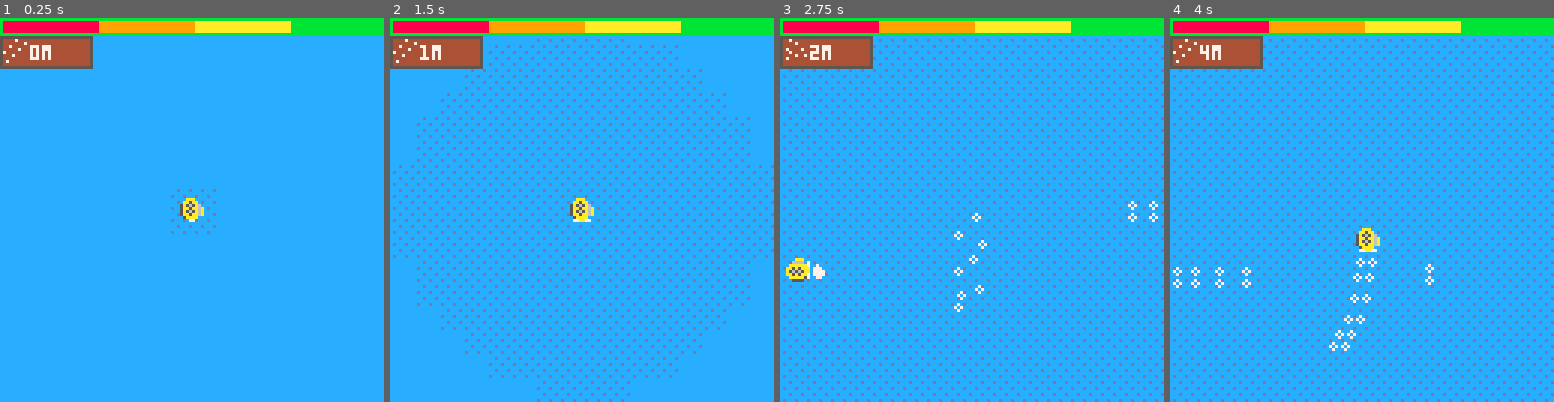
Above: before the commit, frames 1-4 (left to right).
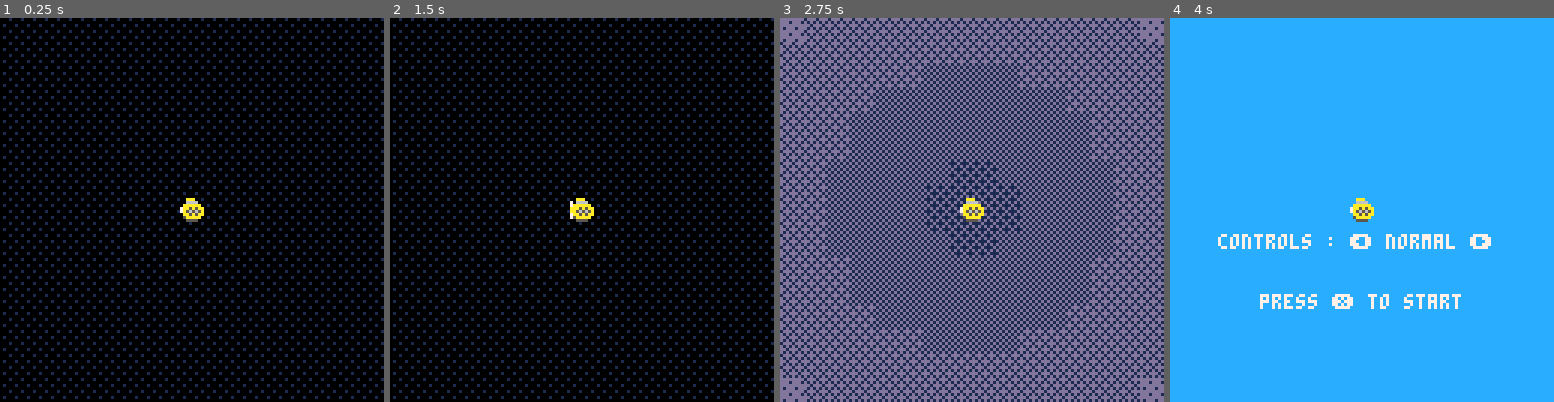
Above: after the commit, the same moments.

Repository: GraulierBrice/LudumDare48
Game: PICO-8 cartridge ludum-dare-48.p8
Same seed, same stepped clock (60 frames per second), same inputs: the game is played once before the commit and once after it.
Inputs:
- Up to frame 1 (0.25 s): no input
- Up to frame 2 (1.5 s): tap X (X key) at 0.33, 1.07 s
- Up to frame 3 (2.75 s): hold Right 1.6-2.1 s; tap X (X key) at 1.85 s; hold Up 2.15-2.42 s; hold Right from 2.47 s (still down)
- Up to frame 4 (4 s): tap X (X key) at 2.97 s; release Right at 3.03 s; hold Left 3.08-3.58 s; hold Down 3.63-3.97 s

The runs differ from the first frame. In frame 1, 100% of the frame differs, in the area x 0-100%, y 0-100%; in frame 2, 100%; in frame 3, 100%; in frame 4, 21%.

Commit message:
game over

Diff:
--- a/ludum-dare-48.p8
+++ b/ludum-dare-48.p8
@@ -3,27 +3,60 @@
 __lua__
 
 function _init()
+	cls()
 	physics_start(1/60)
-    --rigidbody(60, 96, 8, 0, 0.5, 0.5, nil, 10)
 	init_bullets(256)
+	init_enemies()
+	draw_splash_screen()
+	inverted_controls=false
+	start=false
+	playing=false
+	score=0
+end
+
+function init_game()
 	spawn_player()
 end
 
 function _update60()
     cls()
-	update_player()
-	update_enemies()
-	update_bullets()
-	physics_update()
+	if not start then
+		update_menu()
+	else
+		update_game()
+	end
+end
+
+function update_menu()
+	if btnp(0) or btnp(1) then
+		inverted_controls = not inverted_controls
+	end
+	if btnp(5) then
+		start=true
+		start_time=time()
+		playing=true
+		init_game()
+	end
+end
+
+function update_game()
+	if player.hp > 0 then
+		score = flr(time()-start_time)
+		update_player()
+		update_enemies()
+		update_bullets()
+		physics_update()
+	else
+		game_over()
+	end
 end
 
 function _draw()
-	local y=time()
-	draw_environment(y)
-	draw_bullets()
-	draw_enemies()
-	draw_player()
-	draw_ui()
+	if not start then
+		draw_menu()
+	elseif player.hp > 0 then
+		draw_game()
+	end
 end
 
 function draw_environment(z)
@@ -36,17 +69,62 @@
 	end
 end
 
+function draw_splash_screen()
+	cls()
+	local t0=time()
+	local t1=t0+4
+	while time() < t1 do
+		local z = 300-(time()-t0)*75
+		local s = 16+z/10
+		for i=0,15 do
+			for j=0,15 do
+				local a = vec_len(vector(i-7.5,j-7.5))/4
+				spr(min(33, max(16, s+1-a)), i*8,j*8)
+			end
+		end
+		spr(7+(time()%2), 60,60, 1,1,true)
+		local t2 = time()+1/30
+		while time()<t2 do end
+	end
+end
+
+function draw_menu()
+	draw_environment(0)
+	spr(7+(time()%2), 60,60, 1,1,true)
+	local txt = "normal"
+	if inverted_controls then
+		txt = "invert"
+	end
+	print("controls : ⬅️ " .. txt .. " ➡️", 16, 72, 7)
+	print("press ❎ to start", 30, 92, (time()%2>1) and 12 or 7)
+end
+
+function draw_game()
+	local z=time()-start_time
+	draw_environment(z)
+	draw_bullets()
+	draw_enemies()
+	draw_player()
+	draw_ui()
+end
+
+function game_over()
+	cls()
+	print("depth : " .. score, 41, 64, 7)
+	print("game over", 41, 72, 7)
+	print("press ❎ to restart", 26, 92, 7)
+	if btnp(5) then reboot() end
+end
 -->8
 --player
 
 function spawn_player()
-	player=rigidbody(64, 64, 2, 0.5, 4, 0.4, function(rb) rb.hp-=10-5000/(time()+500) end , 1000)
+	player=rigidbody(64, 64, 2, 0.5, 4, 0.4, function(rb) rb.hp-=10-5000/(score+500) end , 1000)
 	player.firerate=0.20
 	player.nextshoot=0
 	player.knockback=0.30
 	player.flag=0
 	player.shoot=machine_gun
-	player.switch=2
 	player.weapons={
 		shot_gun={
 			func=shot_gun,
@@ -66,10 +144,14 @@
 	if time()>player.nextshoot then
 		if btn(0) or btn(1) or btn(2) or btn(3) then
 			local dir = vector(0,0)
-			if btn(0) 	  then dir = vec_add(dir, vector(-1,0))
-			elseif btn(1) then dir = vec_add(dir, vector(1,0))
-			elseif btn(2) then dir = vec_add(dir, vector(0,-1))
-			elseif btn(3) then dir = vec_add(dir, vector(0,1)) end
+			local left = btn(0) and not inverted_controls or btn(1) and inverted_controls
+			local right = btn(1) and not inverted_controls or btn(0) and inverted_controls
+			local up = btn(2) and not inverted_controls or btn(3) and inverted_controls
+			local down = btn(3) and not inverted_controls or btn(2) and inverted_controls
+			if left 	  then dir = vec_add(dir, vector(-1,0))
+			elseif right then dir = vec_add(dir, vector(1,0))
+			elseif up then dir = vec_add(dir, vector(0,-1))
+			elseif down then dir = vec_add(dir, vector(0,1)) end
 			player.weapon.func(dir)
 			player.nextshoot = time() + player.weapon.firerate
 			dir = vec_mul(dir, vector(player.weapon.knockback, player.weapon.knockback))
@@ -80,7 +162,6 @@
 		player.firerate=1-player.firerate
 		player.knockback=1-player.knockback
 		player.weapon = (player.weapon==player.weapons.machine_gun) and player.weapons.shot_gun or player.weapons.machine_gun
-		player.switch = time() + 1
 	end
 end
 
@@ -119,8 +200,9 @@
 	rectfill(1,7,29,15,4)
 	spr(player.weapon.func == machine_gun and 12 or 11,1,7)
 	color(7)
-	print(flr(time()).."m",10,9)
-end
+	print(score.."m",10,9)
+end
+
 
 
 function bullet_hit(b, rb)
@@ -130,7 +212,7 @@
 		if rb.hp <= 0 then
 			del(rigidbodies, rb)
 			del(colliders, rb)
-			if rb == player then _init() else del(enemies, rb) end
+			if rb != player then del(enemies, rb) end
 		end
 	end
 end
@@ -221,10 +303,12 @@
 -->8
 -- enemies
 
-enemies = {}
+function init_enemies()
+	enemies = {}
+end
 
 function spawn_bat()
-	local bat= rigidbody(rnd()*120+4, 128, 3, 0.5, 4, 0.4, nil, 100-60000/(time()+600))
+	local bat= rigidbody(rnd()*120+4, 128, 3, 0.5, 4, 0.4, nil, 100-60000/(score+600))
 	bat.sprites = {0,0,0,0,0,1,1,1,1,1}
 	bat.flag = 1
 	bat.frame = 0
@@ -239,7 +323,7 @@
 	if(time() > bat.reshoot) then
 		if(time() > bat.reshoot) then
 	if(time() > bat.reshoot) then
-		bullet_straight(bat.pos, vec_mul(vec_norm(vec_sub(player.pos, bat.pos)), vector(64,64)), 8, 1, 30-1500/(time()+50))
+		bullet_straight(bat.pos, vec_mul(vec_norm(vec_sub(player.pos, bat.pos)), vector(64,64)), 8, 1, 30-1500/(score+50))
 		bat.reshoot = time()+1
 	end
 		end
@@ -265,7 +349,7 @@
 	if(time() > spider.reshoot) then
 	local n = 24
 		for i=1,n do
-			bullet_straight(spider.pos, vec_mul(vector(cos(i/n),sin(i/n)),vector(64,64)), 8, 1, 50-2500/(time()+50))
+			bullet_straight(spider.pos, vec_mul(vector(cos(i/n),sin(i/n)),vector(64,64)), 8, 1, 50-2500/(score+50))
 		end
 	spider.reshoot = time() + 3
 	end
@@ -279,7 +363,7 @@
 end
 
 function spawn_fish(x,y)
-	local fish = rigidbody(x,y,3, 0.5, 4, 0.4, nil, 100-60000/(time()+600))
+	local fish = rigidbody(x,y,3, 0.5, 4, 0.4, nil, 100-60000/(score+600))
 	fish.sprites={6,6,6}
 	fish.flag = 1
 	fish.frame = 0
@@ -300,14 +384,13 @@
 function update_enemies()
 	for i=1,#enemies do
 		enemies[i].update(enemies[i])
-		rb_update(enemies[i])
 	end
 	if #enemies<10 then
-		if rnd()<1/(1000-time()) then
+		if rnd()<1/(1000-score) then
 			add(enemies,spawn_spider())
-		elseif rnd()<1/(300-time()) then
+		elseif rnd()<1/(300-score) then
 			add(enemies, spawn_bat())
-		elseif rnd()<1/(300-time()) then
+		elseif rnd()<1/(300-score) then
 			add(enemies, spawn_fish(0,rnd(128)))
 		end
 	end
